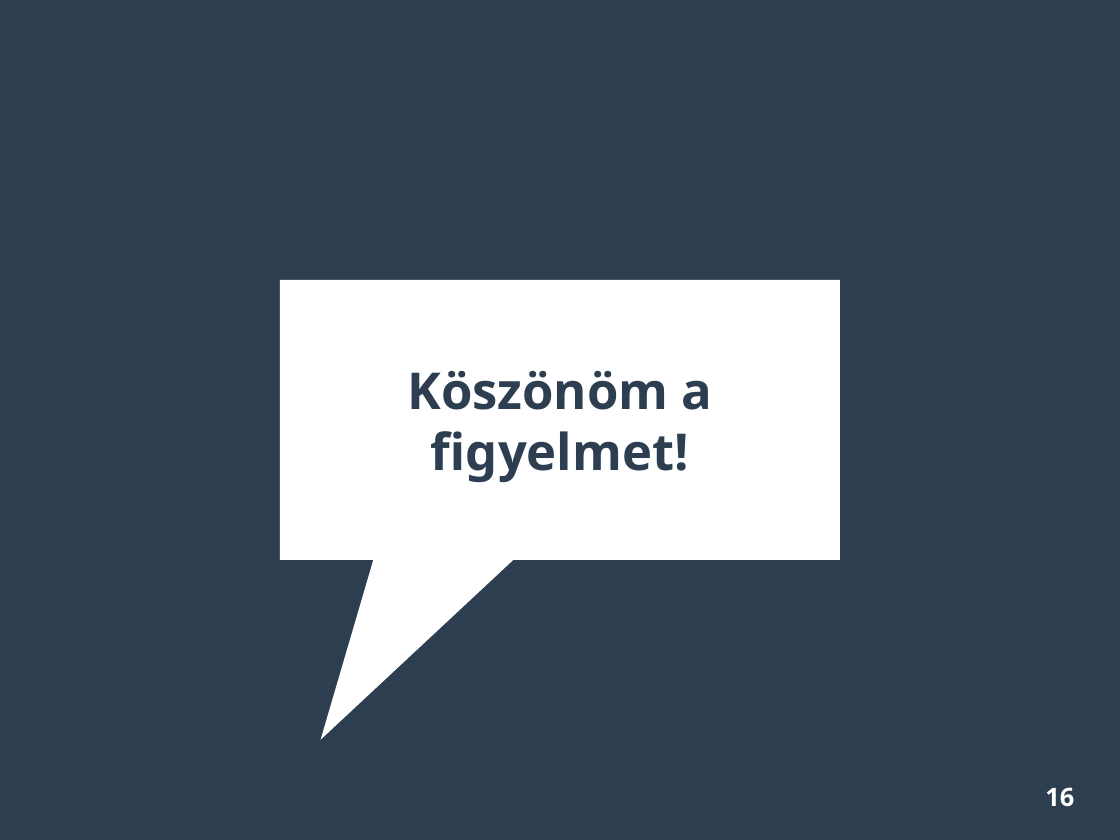
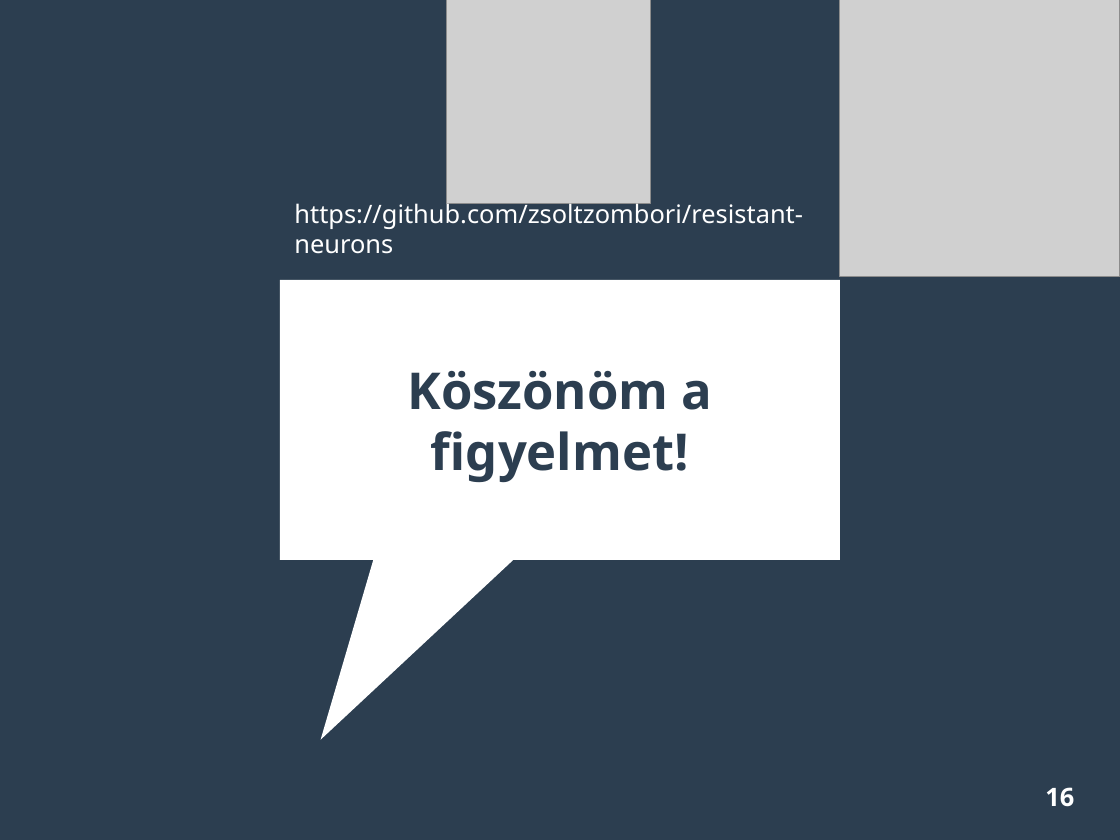
Before and after one commit to zsoltzombori/resistant-neurons, a slide deck: slide 16 of presentation/pres.odp. Drawn at 1120x840 pixels with LibreOffice and Linux fonts; fonts in the diff are those of the drawing; grey boxes stand for pictures. Boxes give left, top, right and bottom in pixels: in the first picture for what was removed or moved away, otherwise in the second. Text is boxed around its words. In the diff, an @@ line names an element or a change of style, - is before the commit and + after.

```diff
--- a/presentation/pres.odp
+++ b/presentation/pres.odp
@@ picture added at <box>447,0,650,203</box> @@
@@ picture added at <box>839,0,1120,276</box> @@
@@ text added at <box>294,199,803,254</box>, 18 pt, text #FFFFFF @@
+https://github.com/zsoltzombori/resistant-neurons
```
Also in this commit, not shown: 1 other file.
